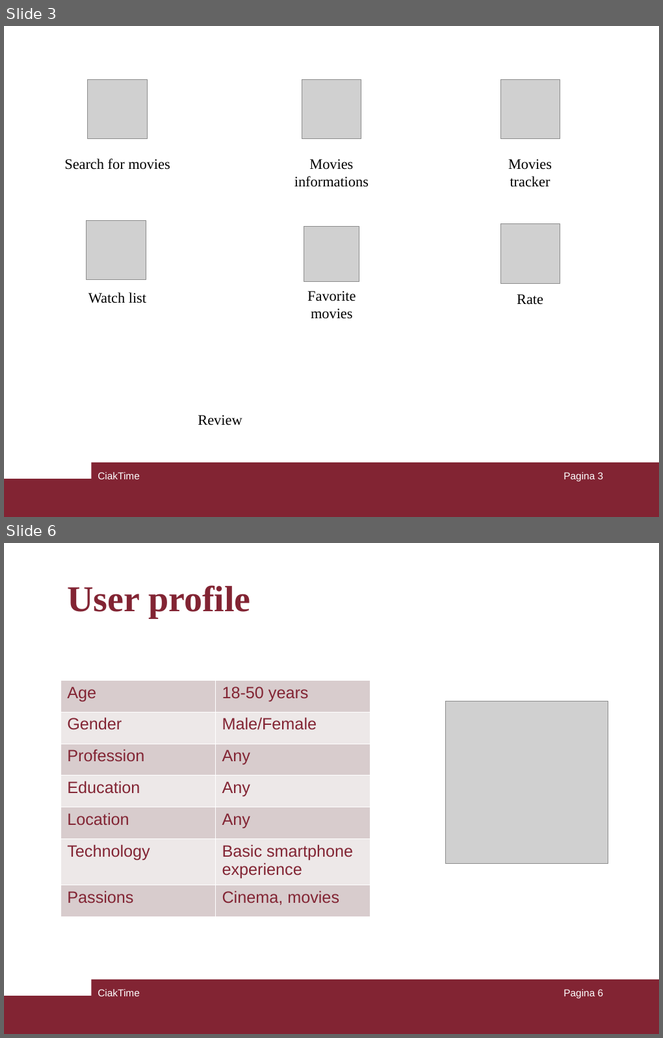
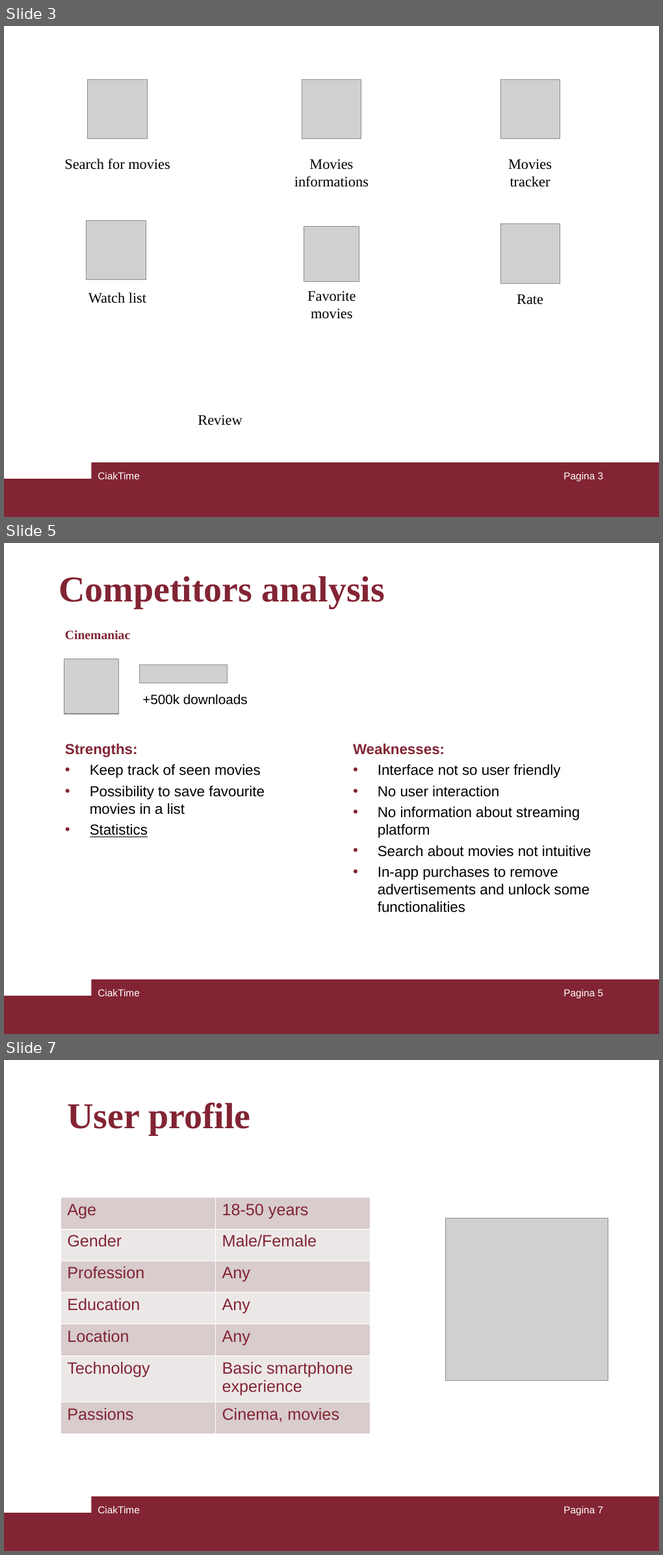
Before and after one commit to mauroficorella/Human-Computer-Interaction, a slide deck: Documentazione/presentazione.ppt. Shown one above the other, each under a label of ours: slides 3 and 6 before the commit, slides 3, 5 and 7 after it; the slides between them are not shown. The pictures are 663x1038 and 663x1555 pixels, drawn with LibreOffice and Linux fonts; fonts in the diff are those of the drawing; grey boxes stand for pictures. Boxes give left, top, right and bottom in pixels: in the first picture for what was removed or moved away, otherwise in the second. Text is boxed around its words. In the diff, an @@ line names an element or a change of style, - is before the commit and + after.

Commit message:
competitors

```diff
--- a/Documentazione/presentazione.ppt
+++ b/Documentazione/presentazione.ppt
@@ slide 5 added at (4,543,659,1034), background #FFFFFF; not listed: 2 template elements that a slide beside it also shows @@
@@ title added at (59,576,386,608), 40 pt, text #822433, bold @@
+Competitors analysis
@@ text added at (65,630,130,640), 14 pt, text #822433, bold @@
+Cinemaniac
@@ picture added at (64,659,118,714) @@
@@ picture added at (140,665,228,683) @@
@@ text added at (142,694,248,705), 14.8 pt, text #000000 @@
++500k downloads
@@ text added at (65,743,265,837), 16 pt, text #000000 @@
+Strengths:
+• Keep track of seen movies
+• Possibility to save favourite movies in a list
+• Statistics
@@ text added at (353,743,592,913), 16 pt, text #000000 @@
+Weaknesses:
+• Interface not so user friendly
+• No user interaction
+• No information about streaming platform
+• Search about movies not intuitive
+• In-app purchases to remove advertisements and unlock some functionalities
@@ text added at (98,990,140,997), 11 pt, text #FFFFFF @@
+CiakTime
@@ page number added at (564,990,604,999), 11 pt, text #FFFFFF @@
+Pagina 5
@@ what was slide 6 is now slide 7 @@
@@ page number at (564,1507,604,1516): text changed @@
-Pagina 6
+Pagina 7
```
Also in this commit, not shown: 1 slide changed, 2 other slides added, 2 slides removed, 1 other file.
